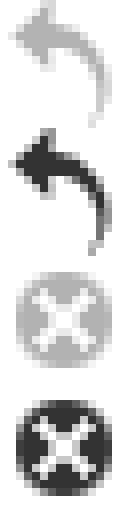
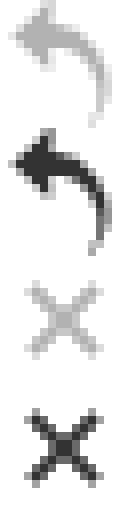
Two versions of the same layered image (w=128, h=512). Layer-by-layer changes:
moved "delete" (1st of 2, in "unused" › "delete work") into group "delete work" over left=16, top=272, right=112, bottom=368
moved "delete hover" (1st of 2, in "unused" › "delete work") into group "delete work" over left=16, top=400, right=112, bottom=496
added layer "delete" (2nd of 2) (30%) above "delete hover" over left=24, top=280, right=104, bottom=360
added layer "delete hover" (2nd of 2) (80%) above "Layer 4" over left=24, top=408, right=104, bottom=488
